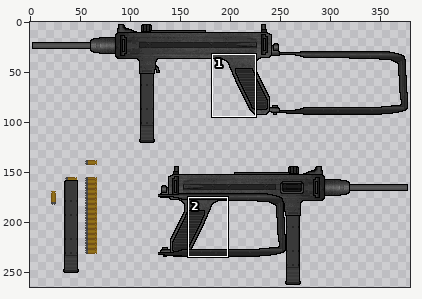
File history of a sprite sheet, NL_MMosede.png. Above, an overview of the earlier version with the close-up marked.
Close-up. Earlier state:
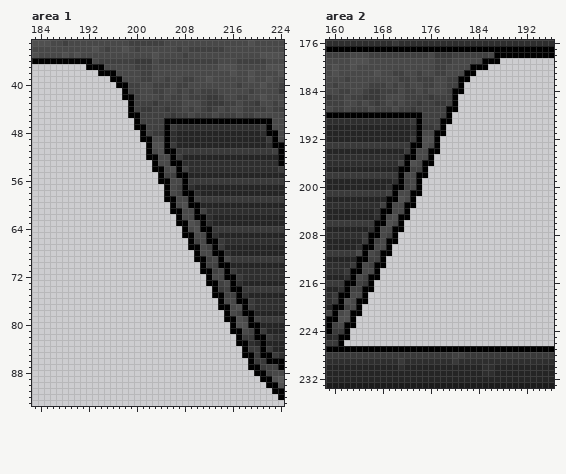
The file is 380x265 pixels. Pixels under 10% opacity are left out. Colours within 5 levels of each other are drawn and written as one. Shown: area 1: x 183..224, y 33..93; area 2: x 159..196, y 176..233.
The result:
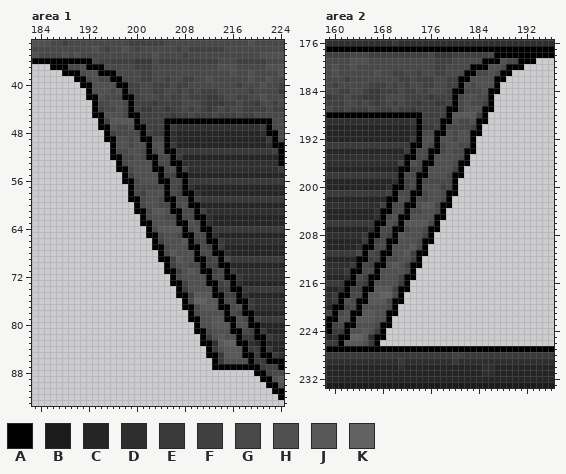
Palette (. is transparent): A #000000  B #1b1b1b  C #252525  D #2e2e2e  E #393939  F #404040  G #484848  H #505050  J #585858  K #626262
Changes in this commit:
Changed rows in their new state; - is an unchanged pixel.
Area 1:
first column x 186:
37 AAAGGH---------------------------
38 --AAAGHH-------------------------
39 ----AAGHGG-----------------------
40 -----AAHHHH----------------------
41 ------AHHHGH---------------------
42 ------AAHGGG---------------------
43 -------AGGHHG--------------------
44 -------AFGGHG--------------------
45 -------AAHHHG--------------------
46 --------AFJJJJ-------------------
47 --------AAHGGH-------------------
48 ---------AFGGGG------------------
49 ---------AAHHGH------------------
50 ----------AHHGHH-----------------
51 ----------AGGHHG-----------------
52 ----------AAGGHG-----------------
53 -----------AGHHHH----------------
54 -----------AAGHHH----------------
55 ------------AFHHHH---------------
56 ------------AAGHHH---------------
57 -------------AGGGGG--------------
58 -------------AGFHHH--------------
59 -------------AAGHHG--------------
60 --------------AGHHGG-------------
61 --------------AAGJJH-------------
62 ---------------AGHHGG------------
63 ---------------AAHHHH------------
64 ----------------AGJJJJ-----------
65 ----------------AAGHHG-----------
66 -----------------AFHHHJ----------
67 -----------------AAGHHH----------
68 ------------------AGJHHH---------
69 ------------------AAFJHH---------
70 -------------------AFHHGG--------
71 -------------------AAFHJH--------
72 --------------------AGHHHH-------
73 --------------------AAFHHH-------
74 ---------------------AEHHHH------
75 ---------------------AAFJJJ------
76 ----------------------AGKKJJ-----
77 ----------------------AAGJJJ-----
78 -----------------------AGHHHH----
79 -----------------------AAHHJJ----
80 ------------------------AHHJJJ---
81 ------------------------AAGHHH---
82 -------------------------AEHJHH--
83 -------------------------AADJKK--
84 --------------------------AEHJJJ-
85 --------------------------AAEJJJ-
86 ---------------------------AEHHHH
87 ---------------------------AAAAAA
Area 2:
first column x 162:
179 --------------------------HGGAAA
180 ------------------------HHGAAA--
181 ----------------------GGHGAA----
182 ---------------------HHHHAA-----
183 --------------------HGHHHA------
184 --------------------GGGHAA------
185 -------------------GHHGGA-------
186 -------------------GHGGFA-------
187 -------------------GHHHAA-------
188 ------------------JJJJFA--------
189 ------------------HGGHAA--------
190 -----------------GGGGFA---------
191 -----------------HGHHAA---------
192 ----------------HHGHHA----------
193 ----------------GHHGGA----------
194 ----------------GHGGAA----------
195 ---------------HHHHGA-----------
196 ---------------HHHGAA-----------
197 --------------HHHHFA------------
198 --------------HHHGAA------------
199 -------------GGGGGA-------------
200 -------------HHHFGA-------------
201 -------------GHHGAA-------------
202 ------------GGHHGA--------------
203 ------------HJJGAA--------------
204 -----------GGHHGA---------------
205 -----------HHHHAA---------------
206 ----------JJJJGA----------------
207 ----------GHHGAA----------------
208 ---------JHHHFA-----------------
209 ---------HHHGAA-----------------
210 --------HHHJGA------------------
211 --------HHJFAA------------------
212 -------GGHHFA-------------------
213 -------HJHFAA-------------------
214 ------HHHHGA--------------------
215 ------HHHFAA--------------------
216 -----HHHHEA---------------------
217 -----JJJFAA---------------------
218 ----JJKKGA----------------------
219 ----JJJGAA----------------------
220 ---HHHHGA-----------------------
221 ---JJHHAA-----------------------
222 --JJJHHA------------------------
223 --HHHGAA------------------------
224 -HHJHEA-------------------------
225 -KKJDAA-------------------------
226 JJJHEA--------------------------
